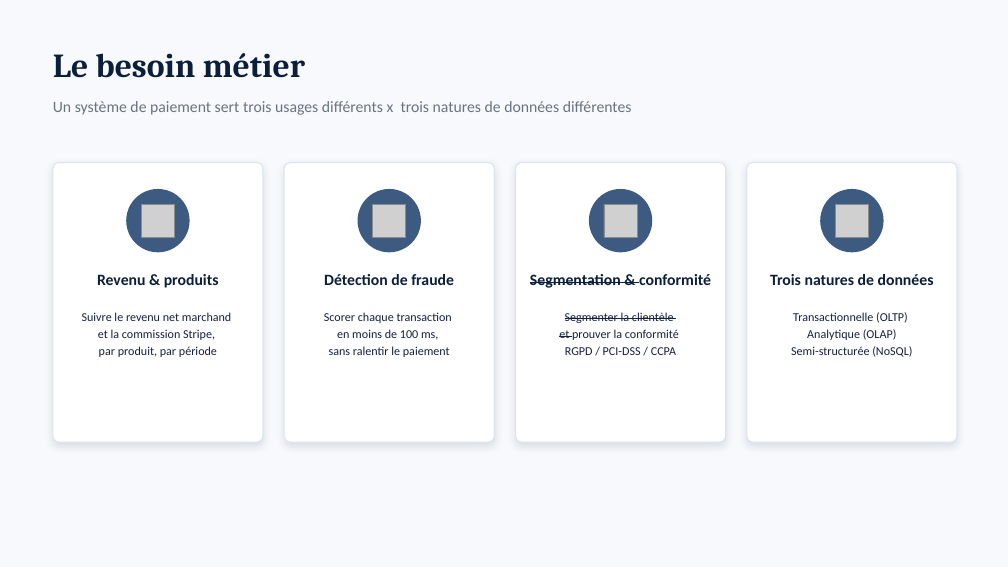
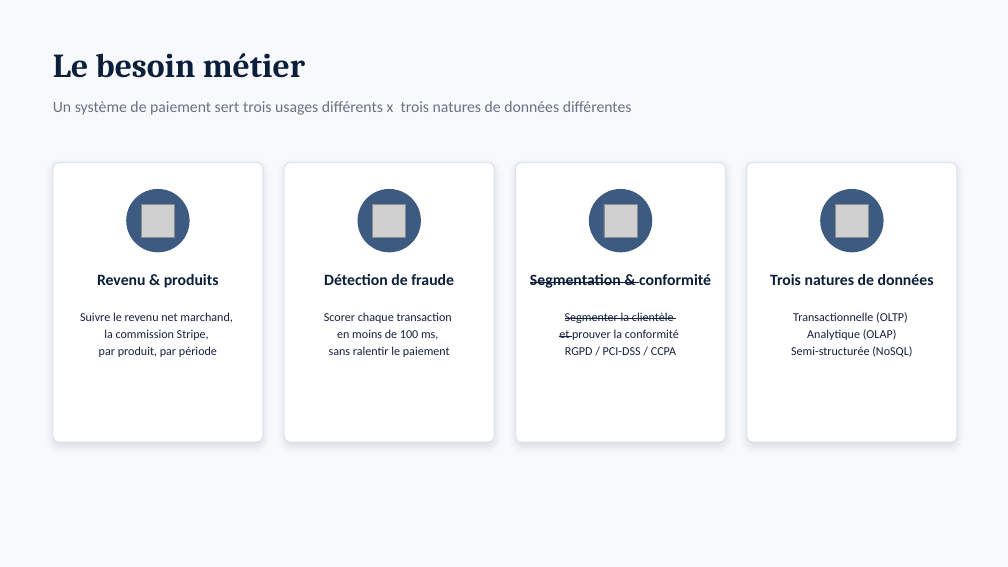
Before and after one commit to nicolaspichon-git/jedha-data-scientist-lead-bloc2--stripe-project, a slide deck: slide 2 of sources/stripe-project--presentation.pptx. Drawn at 1008x567 pixels with LibreOffice and Linux fonts; fonts in the diff are those of the drawing; grey boxes stand for pictures. Boxes give left, top, right and bottom in pixels: in the first picture for what was removed or moved away, otherwise in the second. Text is boxed around its words. In the diff, an @@ line names an element or a change of style, - is before the commit and + after.

```diff
--- a/sources/stripe-project--presentation.pptx
+++ b/sources/stripe-project--presentation.pptx
@@ text at (x1=80, y1=312, x2=232, y2=340): text changed @@
-Suivre le revenu net marchand
-et la commission Stripe,
+Suivre le revenu net marchand,
+la commission Stripe,
```
Also in this commit, not shown: 1 other slide changed, 16 other files.
